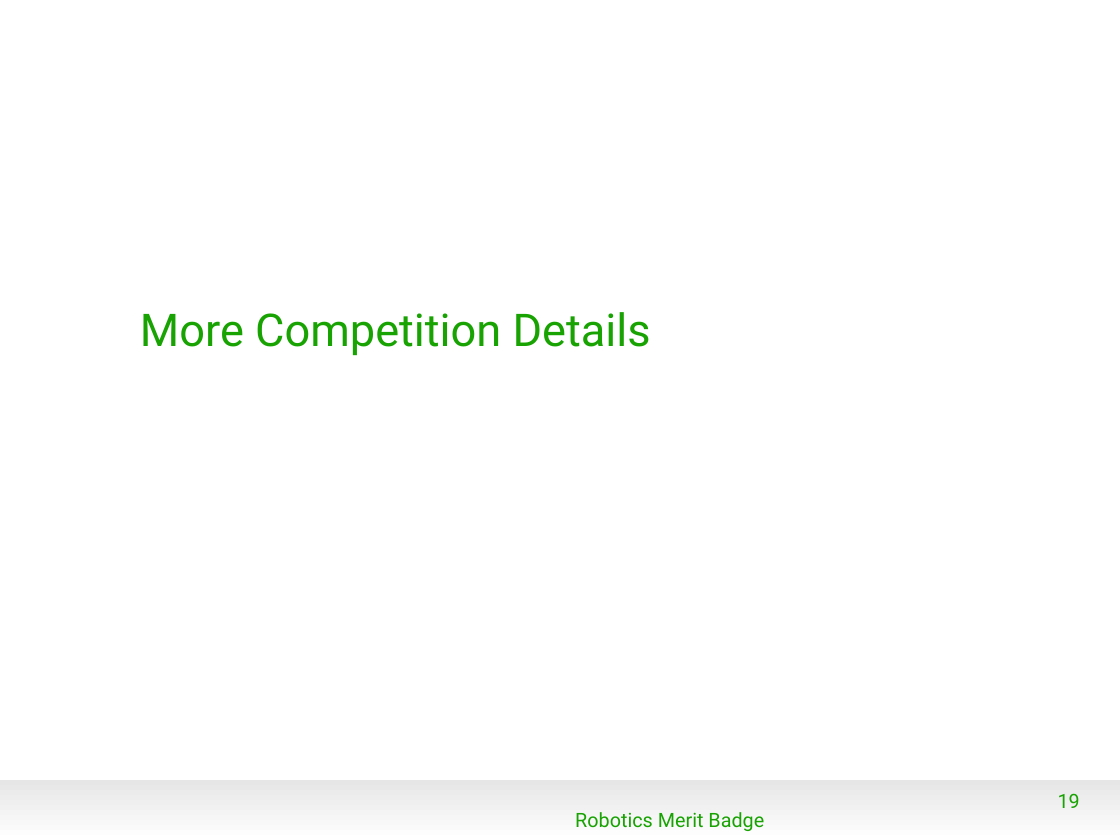
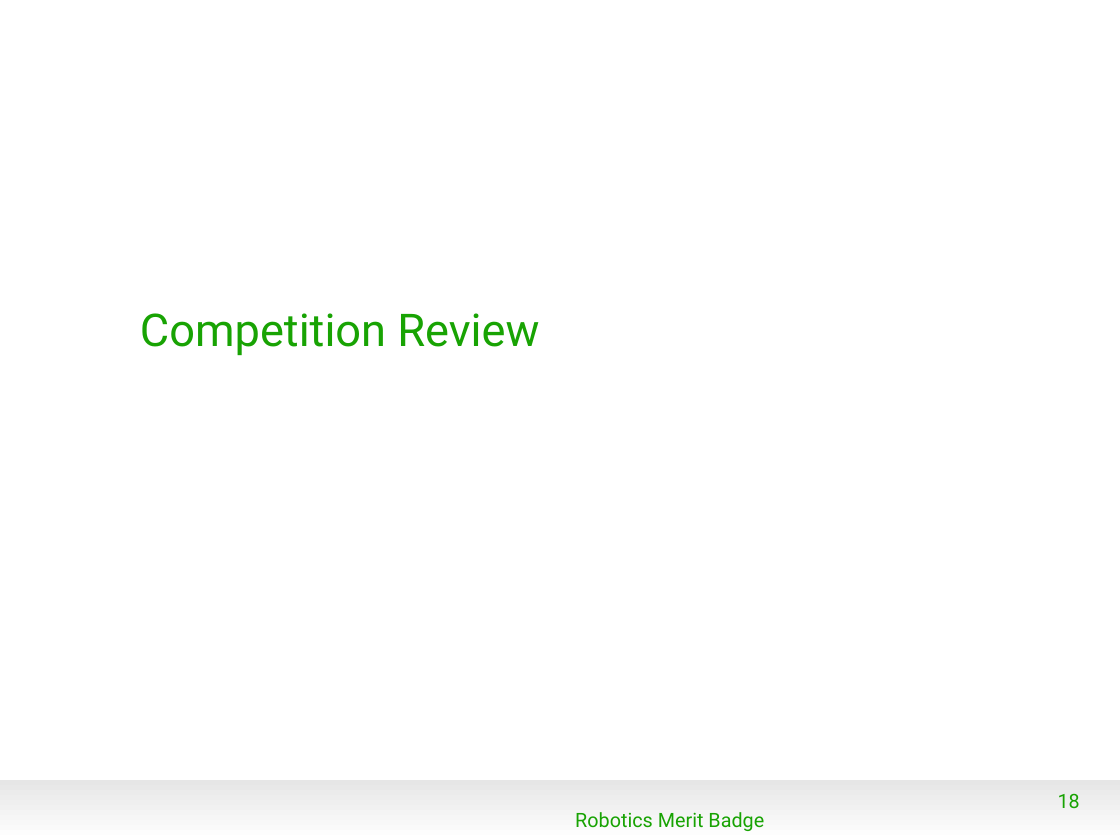
Before and after one commit to spiderman-2099/RoboticsMB, a slide deck: slide 18 of doc/RMB_Session3.odp (slide 19 before the commit). Drawn at 1120x840 pixels with LibreOffice and Linux fonts; fonts in the diff are those of the drawing; background and template pictures are left out. Boxes give left, top, right and bottom in pixels: in the first picture for what was removed or moved away, otherwise in the second. Text is boxed around its words. In the diff, an @@ line names an element or a change of style, - is before the commit and + after.

```diff
--- a/doc/RMB_Session3.odp
+++ b/doc/RMB_Session3.odp
@@ title at bbox=[140, 313, 539, 356]: text changed @@
-More Competition Details
+Competition Review
@@ page number at bbox=[1058, 793, 1080, 808]: text changed @@
-19
+18
```
Also in this commit, not shown: 7 other slides changed, 3 slides added, 8 slides removed, 11 other files.
